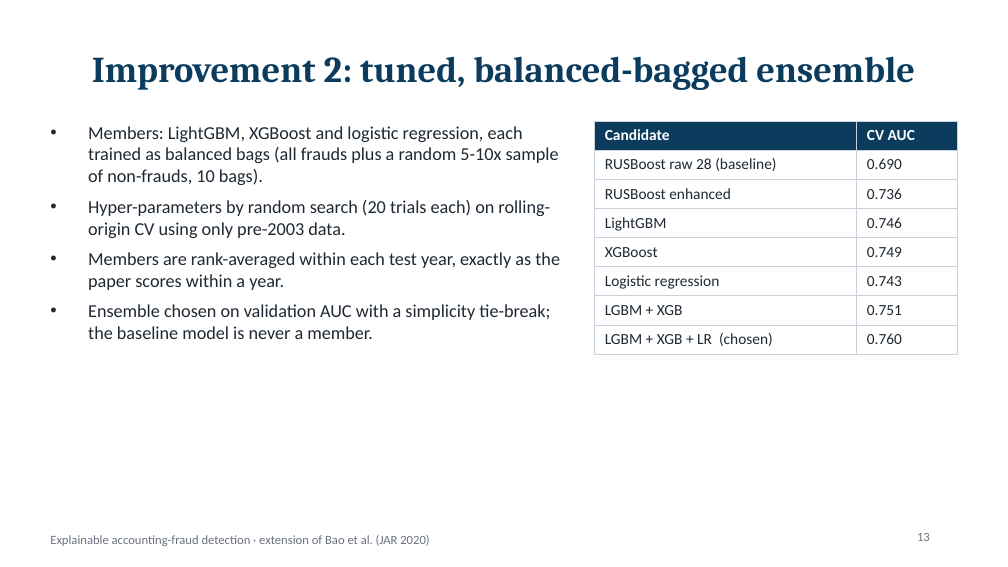
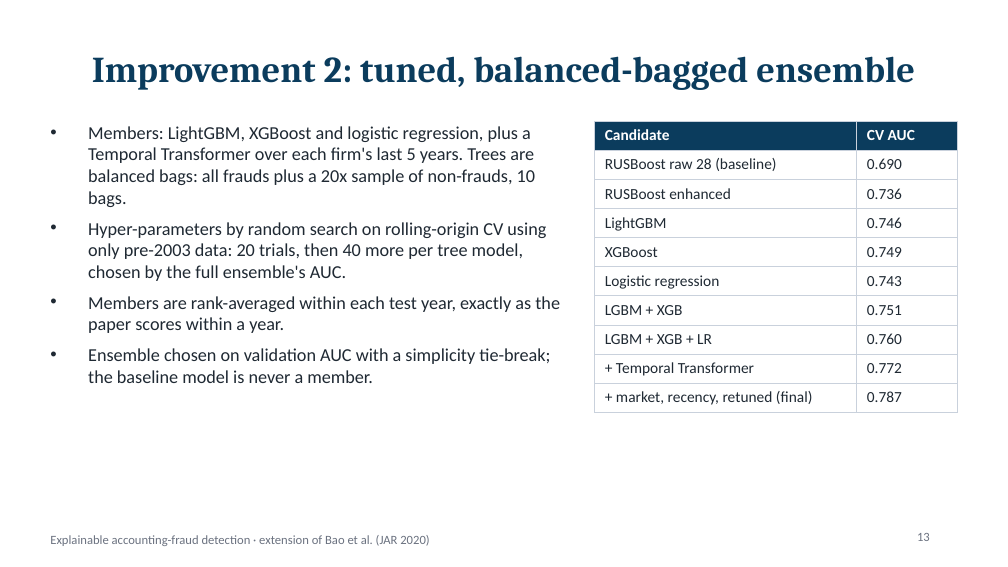
Before and after one commit to dhruv-37/Final-Year-Project-Minor, a slide deck: slide 13 of presentation/Fraud_Detection_Project.pptx. Drawn at 1008x567 pixels with LibreOffice and Linux fonts; fonts in the diff are those of the drawing. Boxes give left, top, right and bottom in pixels: in the first picture for what was removed or moved away, otherwise in the second. Text is boxed around its words. In the diff, an @@ line names an element or a change of style, - is before the commit and + after.

```diff
--- a/presentation/Fraud_Detection_Project.pptx
+++ b/presentation/Fraud_Detection_Project.pptx
@@ text at (88, 126, 546, 281): text changed @@
-• Members: LightGBM, XGBoost and logistic regression, each trained as balanced bags (all frauds plus a random 5-10x sample of non-frauds, 10 bags).
-• Hyper-parameters by random search (20 trials each) on rolling-origin CV using only pre-2003 data.
+• Members: LightGBM, XGBoost and logistic regression, plus a Temporal Transformer over each firm's last 5 years. Trees are balanced bags: all frauds plus a 20x sample of non-frauds, 10 bags.
+• Hyper-parameters by random search on rolling-origin CV using only pre-2003 data: 20 trials, then 40 more per tree model, chosen by the full ensemble's AUC.
@@ table at (595, 121, 958, 409) @@
-row 8: LGBM + XGB + LR (chosen) | 0.760
+row 8: LGBM + XGB + LR | 0.760
+row 9: + Temporal Transformer | 0.772
+row 10: + market, recency, retuned (final) | 0.787
```
Also in this commit, not shown: 14 other slides changed, 4 slides added, 2 other files.
